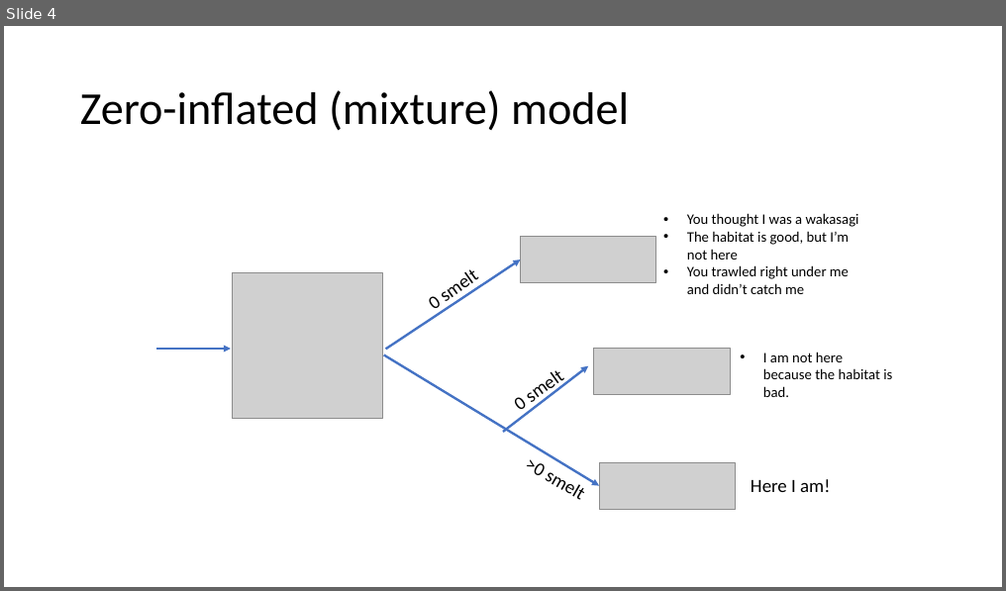
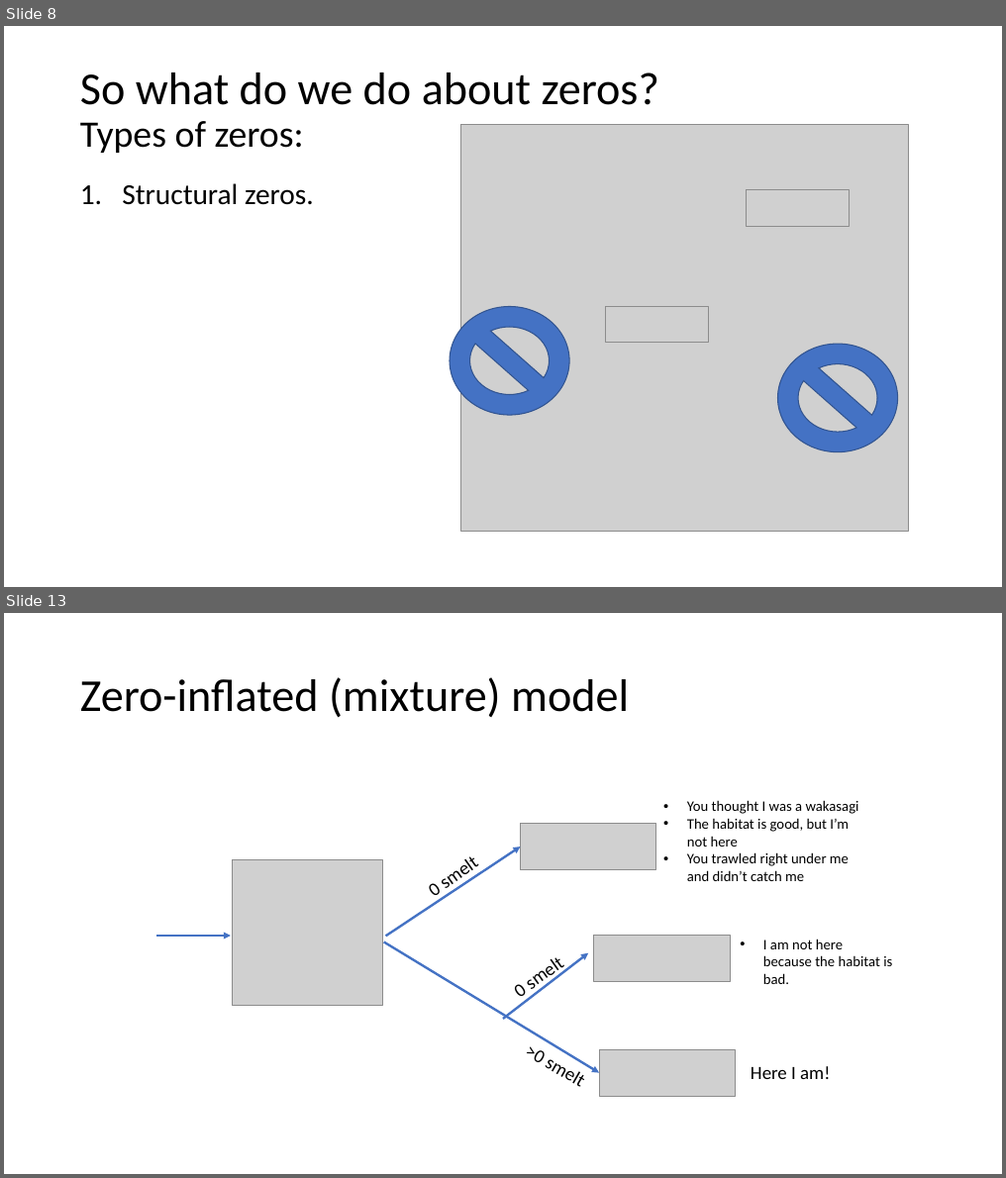
Before and after one commit to InteragencyEcologicalProgram/DataScience, a slide deck: 2019.08.08_countmodels presentation/zipzap.pptx. Shown one above the other, each under a label of ours: slide 4 before the commit, slides 8 and 13 after it; the slides between them are not shown. The pictures are 1006x591 and 1006x1178 pixels, drawn with LibreOffice and Linux fonts; fonts in the diff are those of the drawing; grey boxes stand for pictures. Boxes give left, top, right and bottom in pixels: in the first picture for what was removed or moved away, otherwise in the second. Text is boxed around its words. In the diff, an @@ line names an element or a change of style, - is before the commit and + after.

```diff
--- a/2019.08.08_countmodels presentation/zipzap.pptx
+++ b/2019.08.08_countmodels presentation/zipzap.pptx
@@ slide 8 added at box(4, 26, 1002, 587), background #FFFFFF @@
@@ title added at box(80, 73, 659, 153), 44 pt, text #000000 @@
+So what do we do about zeros?
+Types of zeros:
@@ picture added at box(461, 125, 908, 532) @@
@@ text added at box(122, 183, 314, 205), 28 pt, text #000000 @@
+1. Structural zeros.
@@ picture added at box(746, 190, 849, 226) @@
@@ no-entry sign added at box(450, 307, 569, 415), fill #4472C4, outline #325491 1 pt @@
@@ picture added at box(605, 307, 709, 343) @@
@@ no-entry sign added at box(778, 344, 898, 453), fill #4472C4, outline #325491 1 pt @@
@@ what was slide 4 is now slide 13 @@
```
Also in this commit, not shown: 3 slides changed, 8 other slides added, 8 other files.
